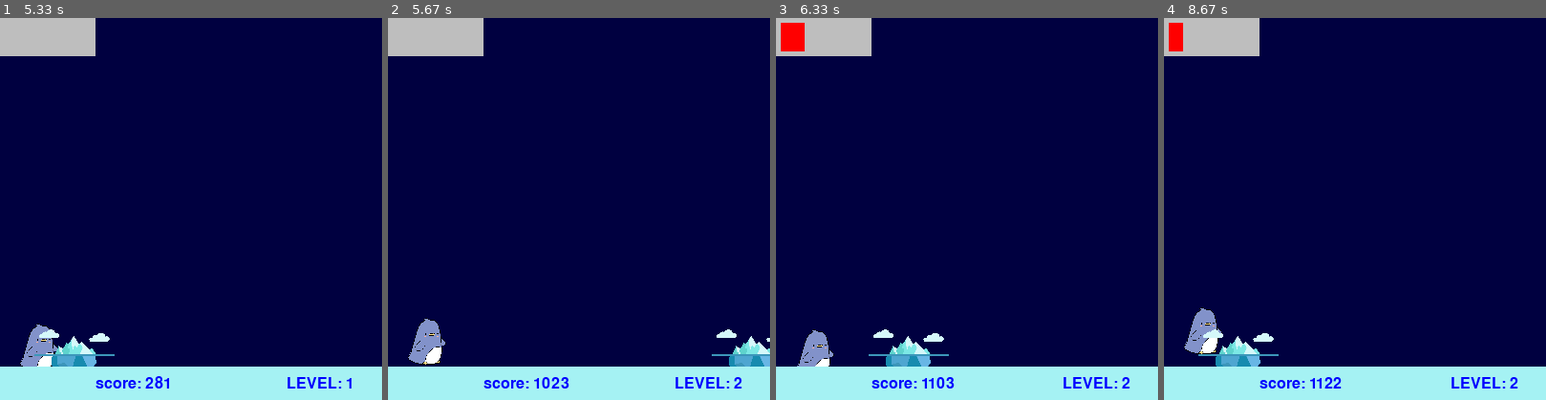
Above: before the commit, frames 1-4 (left to right).
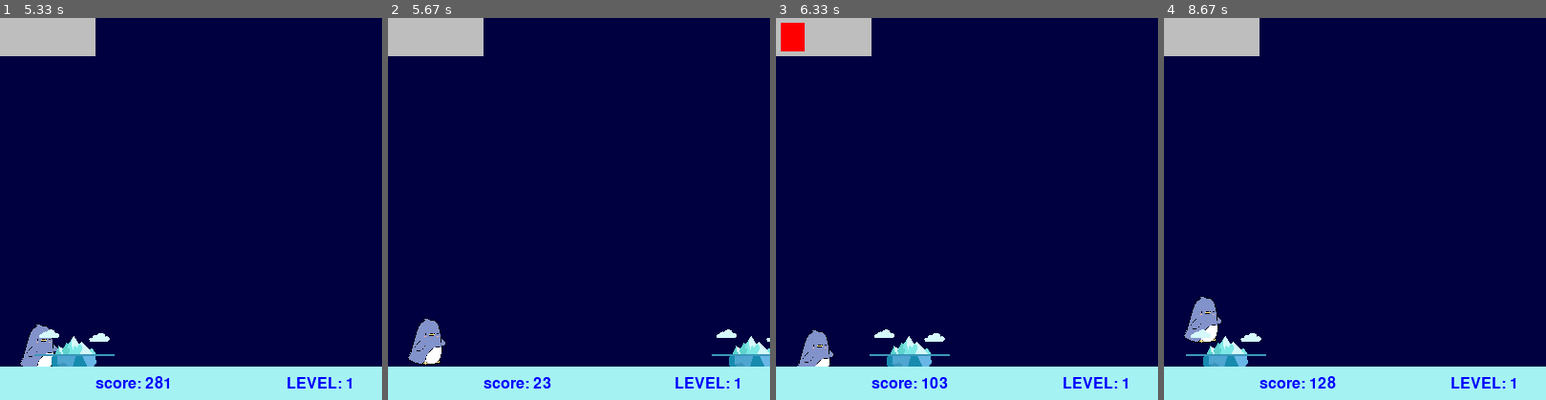
Above: after the commit, the same moments.

Repository: joshjmin/SpeedyPenguin
Game: pygame game, started from tests/death_test.py
Two runs of this game, one before a commit and one after it. Both use one fixed random seed, a clock stepped at 60 frames per second and the inputs below.
Inputs:
- Up to frame 1 (5.33 s): hold Up 0.33-0.8 s; hold Down 0.83-1.13 s; hold Up 1.97-2.27 s; hold Down 2.3-2.6 s; hold Up 2.63-3 s; hold Down 3.03-3.4 s; hold Up 3.43-3.73 s; hold Down 3.77-4.07 s; hold Up 4.1-4.47 s; hold Down from 5.23 s (still down)
- Up to frame 2 (5.67 s): release Down at 5.53 s; hold Up from 5.57 s (still down)
- Up to frame 3 (6.33 s): release Up at 5.93 s; hold Down from 5.97 s (still down)
- Up to frame 4 (8.67 s): release Down at 6.33 s; hold Up 6.37-6.67 s; hold Down 7.43-7.8 s; hold Up 7.83-8.13 s; hold Down 8.17-8.47 s; hold Up from 8.5 s (still down)

Frame 1 is identical in both runs. In frame 2, 0.2% of the frame differs, in the area x 38-93%, y 94-97%; in frame 3, 0.3%; in frame 4, 2.1%, in the area x 1-93%, y 1-97%.

Commit message:
easer_to_understand

Diff:
--- a/tests/death_test.py
+++ b/tests/death_test.py
@@ -14,16 +14,16 @@
 
 
 air = 0
-app.x = 50
-app.y = 350
-app.projx = 450
-app.projy = 350
-app.prox = 450
-app.proy = 350
-app.px = 450
-app.py = 350
-app.dx = 450
-app.dy = 50
+app.p_x = 50
+app.p_y = 350
+app.standerdx = 450
+app.standerdy = 350
+app.flyerx = 450
+app.flyery = 350
+app.fastx = 450
+app.fasty = 350
+app.diverx = 450
+app.divery = 50
 app.middlex = 450
 app.middley = 330
 app.uperx = 500
@@ -45,7 +45,7 @@
         app.proy -= 4 + speed
         app.prox -= 2 + speed
 def standerd():
-        app.projx -= 3 + speed
+        app.standerdx -= 3 + speed
 def fast():
     app.px -= 6 + speed
 def diver():
@@ -62,14 +62,14 @@
     air = 0
     app.x = 50
     app.y = 350
-    app.projx = 450
-    app.projy = 350
-    app.prox = 450
-    app.proy = 350
-    app.px = 450
-    app.py = 350
-    app.dx = 450
-    app.dy = 50
+    app.standerdx = 450
+    app.standerdy = 350
+    app.flyerx = 450
+    app.flyery = 350
+    app.fastx = 450
+    app.fasty = 350
+    app.diverx = 450
+    app.divery = 50
     app.middlex = 450
     app.middley = 330
     app.uperx = 500
@@ -103,20 +103,19 @@
             run = False
 
     #reset the projectiles
-    if app.projx < 0:
-        app.projx = 450
-        app.proy = 350
-        com = 1
-    if app.prox < -20:
-        app.prox = 450
-        app.proy = 350
-        com = 1
-    if app.px < -20:
-        app.px = 450
-        com = 1
-    if app.dx <= -20:
-        app.dx = 450
-        app.dy = 0
+    if app.standerdx < 0:
+        app.standerdx = 450
+        com = 1
+    if app.flyerx < -20:
+        app.flyerx = 450
+        app.flyery = 350
+        com = 1
+    if app.fastx < -20:
+        app.fastx = 450
+        com = 1
+    if app.diverx <= -20:
+        app.diverx = 450
+        app.divery = 0
         com = 1
     if app.middlex <= -20:
         app.middlex = 450
@@ -145,9 +144,9 @@
         middle()
 
     #calculate air time to incrase the fall speed
-    if app.y < 350:
+    if app.p_y < 350:
         air += 0.07
-    if app.y == 350:
+    if app.p_y == 350:
         air = 0
 
     #track inputs
@@ -155,58 +154,58 @@
     keys = pygame.key.get_pressed()
     #what to do if preseed
     if keys[pygame.K_UP]:
-        if app.y < 50:
+        if app.p_y < 50:
             pass
         elif time <= 20:
-            app.y -= 6 + speed / 2 - air
+            app.p_y -= 6 + speed / 2 - air
             time += 1
             motion = 'jumping'
-        elif app.y < 350:
-            app.y += 5 + speed / 2 + air
+        elif app.p_y < 350:
+            app.p_y += 5 + speed / 2 + air
             motion = 'jumping'
-    elif app.y < 350:
-        app.y += 5 + speed / 2 + air
+    elif app.p_y < 350:
+        app.p_y += 5 + speed / 2 + air
         motion = 'jumping'
 
-    if app.y > 350:
-        app.y = 350
+    if app.p_y > 350:
+        app.p_y = 350
 
     if keys[pygame.K_DOWN]:
-        if app.y < 349:
+        if app.p_y < 349:
             pass
         else:
-            if app.y >= 360:
-                app.y = 360
-            app.y += 5
+            if app.p_y >= 360:
+                app.p_y = 360
+            app.p_y += 5
             motion = 'sliding'
-    elif app.y > 360:
-        app.y = 350
-
-    if app.y == 350:
+    elif app.p_y > 360:
+        app.p_y = 350
+
+    if app.p_y == 350:
         motion = 'standing'
 
     #recahrge jump power
-    if app.y  == 350:
+    if app.p_y  == 350:
         if time > 0:
             time -= 1
 
     #check for collisions
-    if app.x - app.projx < 25 and app.x - app.projx > -25 and app.y - app.projy < 25 and app.y - app.projy > -25:
-        gtime = 1000
-        reset()
-    if app.x - app.prox < 35 and app.x - app.prox > -35 and app.y - app.proy < 35 and app.y - app.proy > -35:
-        gtime = 0
-        reset()
-    if app.x - app.px < 25 and app.x - app.px > -25 and app.y - app.py < 25 and app.y - app.py > -25:
-        gtime = 0
-        reset()
-    if app.x - app.dx < 25 and app.x - app.dx > -25 and app.y - app.dy < 25 and app.y - app.dy > -25:
-        gtime = 0
-        reset()
-    if app.x - app.middlex < 25 and app.x - app.middlex > -25 and app.y - app.middley < 25 and app.y - app.middley > -25:
-        gtime = 0
-        reset()
-    if app.x - app.uperx < 25 and app.x - app.uperx > -25 and app.y - app.upery < 25 and app.y - app.upery > -25:
+    if app.p_x - app.standerdx < 25 and app.p_x - app.standerdx > -25 and app.p_y - app.standerdy < 25 and app.p_y - app.standerdy > -25:
+        gtime = 0
+        reset()
+    if app.p_x - app.flyerx < 35 and app.p_x - app.flyerx > -35 and app.p_y - app.flyery < 35 and app.p_y - app.flyery > -35:
+        gtime = 0
+        reset()
+    if app.p_x - app.fastx < 25 and app.p_x - app.fastx > -25 and app.p_y - app.fasty < 25 and app.p_y - app.fasty > -25:
+        gtime = 0
+        reset()
+    if app.p_x - app.diverx < 25 and app.p_x - app.diverx > -25 and app.p_y - app.divery < 25 and app.p_y - app.divery > -25:
+        gtime = 0
+        reset()
+    if app.p_x - app.middlex < 25 and app.p_x - app.middlex > -25 and app.p_y - app.middley < 25 and app.p_y - app.middley > -25:
+        gtime = 0
+        reset()
+    if app.p_x - app.uperx < 25 and app.p_x - app.uperx > -25 and app.p_y - app.upery < 25 and app.p_y - app.upery > -25:
         gtime = 0
         reset()
 
@@ -215,16 +214,16 @@
     #make the backround #TODO better
     window.fill((0, 0, 64))
     #draw the charecters
-    window.blit(penguin, (app.x - 30  , app.y - 30))
-    window.blit (ice, (app.projx - 50  , app.projy - 35))
-    pygame.draw.circle(window, 'green' , (app.px , app.py) , 20)
-    pygame.draw.circle(window, 'purple' , (app.prox , app.proy) , 20)
+    window.blit(penguin, (app.p_x - 30  , app.p_y - 30))
+    window.blit (ice, (app.standerdx - 50  , app.standerdy - 35))
+    pygame.draw.circle(window, 'green' , (app.fastx , app.fasty) , 20)
+    pygame.draw.circle(window, 'purple' , (app.flyerx , app.flyery) , 20)
     pygame.draw.rect(window, '#A5F2F3', (0, 365, 400, 400))
-    pygame.draw.circle(window , 'yellow' , (app.dx , app.dy) , 20)
+    pygame.draw.circle(window , 'yellow' , (app.diverx , app.divery) , 20)
     pygame.draw.circle(window , 'brown' , (app.middlex , app.middley) , 20)
     if app.uperx == app.middlex:
         pygame.draw.circle(window , 'brown' , (app.uperx , app.upery) , 20)
-    elif app.uperx == app.dx:
+    elif app.uperx == app.diverx:
         pygame.draw.circle(window , 'yellow' , (app.uperx , app.upery) , 20)
 
     #jump meter
